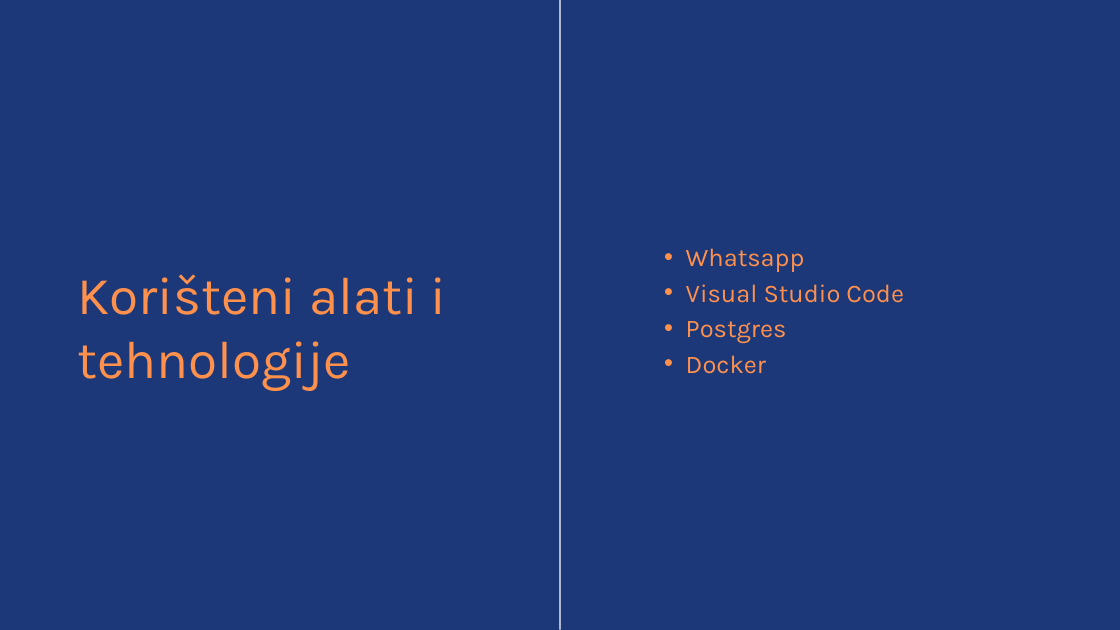
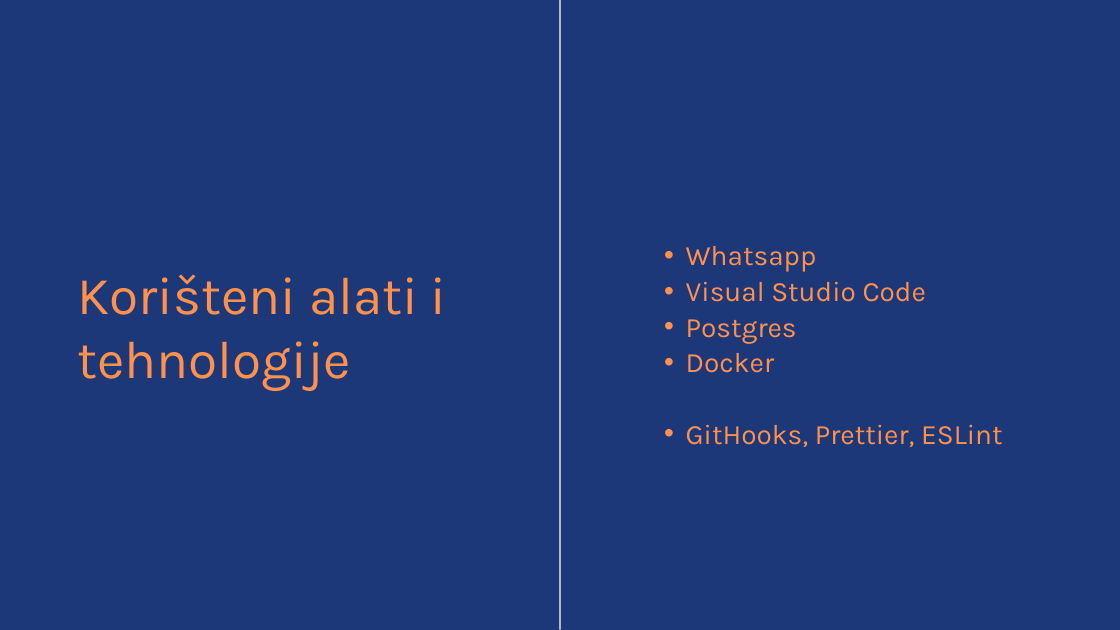
Before and after one commit to tintilinici/DentAll, a slide deck: slide 14 of Prezentacija.pptx. Drawn at 1120x630 pixels with LibreOffice and Linux fonts; fonts in the diff are those of the drawing. Boxes give left, top, right and bottom in pixels: in the first picture for what was removed or moved away, otherwise in the second. Text is boxed around its words. In the diff, an @@ line names an element or a change of style, - is before the commit and + after.

Commit message:
updated ppt pres.

```diff
--- a/Prezentacija.pptx
+++ b/Prezentacija.pptx
@@ text at <box>686,246,926,373</box>: size 32.7 to 36 pt in "Whatsapp", "Visual Studio Code", "Postgres", "Docker" @@
@@ text at <box>686,424,1002,447</box>: paragraph added @@
+  • GitHooks, Prettier, ESLint
```
